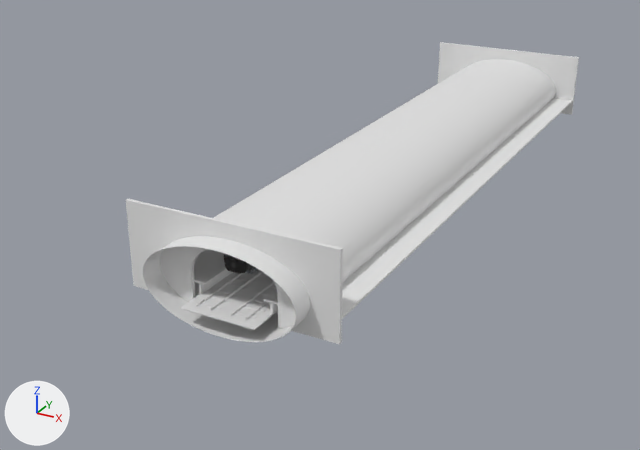
What one commit did to the glTF model blender/station_vide.glb.
Rendered twice from a 50 mm lens placed at (55.7, -101.3, 38.6), pointed at (6.0, -10.8, -6.6). Lighting does not change. The marker at lower left points along +X, +Y and +Z. The picture after the commit comes second. Where no turn or scale is listed for an object, it has been applied to the vertices. Vertices at exactly the same position are counted once.

Names of what the first picture shows: 'Mur 1', 'Mur 2', 'Quai 1', 'Quai 2', 'Rail 2 Voie 2', 'Traverse.059', 'Voies', 'Voûte' and 15 more.
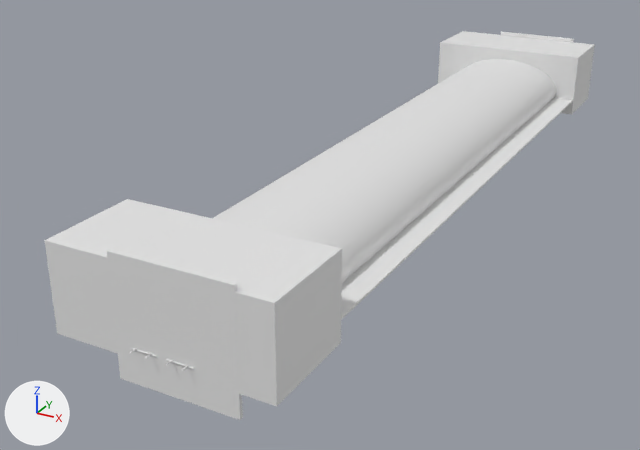
The change, as JSON lines over the scene's bpy script:
```json
{"block": "me_voies", "where": "# used by ob_voies; location = (0.0, 0.0, 0.0)"}
{"op": "remove", "block": "me_voies", "code": "me_voies.from_pydata(...)  # 8 vertices, 12 faces; spans x 10.3..18.3, y -45.2..40.7, z -0.8..-0.7"}
{"op": "add", "block": "me_voies", "code": "me_voies.from_pydata(...)  # 42756 vertices, 84052 faces; spans x 9.6..19.0, y -52.4..47.6, z -0.8..-0.7"}
{"block": "me_voies", "change": "me_voies part 1: 6 vertices removed from x 10.3..18.3, y -45.2..40.7, z -0.8..-0.7; 42754 vertices added at x 9.6..19.0, y -52.4..47.6, z -0.8..-0.7"}
{"block": "me_rail_2_voie_2", "where": "# used by ob_rail_2_voie_2; location = (0.0, 0.0, 0.0)"}
{"op": "remove", "block": "me_rail_2_voie_2", "code": "me_rail_2_voie_2.from_pydata(...)  # 8 vertices, 12 faces; spans x 16.9, y -44.3..40.6, z -0.7..-0.5"}
{"op": "add", "block": "me_rail_2_voie_2", "code": "me_rail_2_voie_2.from_pydata(...)  # 8 vertices, 12 faces; spans x 16.9, y -53.6..49.2, z -0.7..-0.5"}
{"block": "me_rail_2_voie_2", "change": "me_rail_2_voie_2 part 2: the whole mesh is scaled about the mesh origin by (1, 1.21, 1)"}
{"block": "me_traverse_059", "where": "# used by ob_traverse_059; location = (0.0, 0.0, 0.0)"}
{"op": "remove", "block": "me_traverse_059", "code": "me_traverse_059.from_pydata(...)  # 8 vertices, 12 faces; spans x 14.76..17.43, y -43.66..-43.12, z -0.73..-0.67"}
{"op": "add", "block": "me_traverse_059", "code": "me_traverse_059.from_pydata(...)  # 8 vertices, 12 faces; spans x 14.76..17.43, y -52.88..-52.23, z -0.73..-0.67"}
{"block": "me_traverse_059", "change": "me_traverse_059 part 3: the whole mesh is scaled about its middle by (1, 1.21, 1), then moved by (0.0, -9.16, 0.0)"}
{"op": "add", "block": "me_bouchon_1", "code": ["me_bouchon_1 = bpy.data.meshes.new('bouchon.1')", "me_bouchon_1.from_pydata(...)  # a box spanning x 9.4..21.73, y -52.76..-52.35, z -4.24..7.91"]}
{"op": "add", "block": "me_bouchon_2", "code": ["me_bouchon_2 = bpy.data.meshes.new('bouchon.2')", "me_bouchon_2.from_pydata(...)  # a box spanning x 9.4..21.73, y 46.99..47.4, z -4.24..7.91"]}
{"op": "add", "block": "me_tunnel_1", "code": ["me_tunnel_1 = bpy.data.meshes.new('tunnel.1')", "me_tunnel_1.from_pydata(...)  # 138 vertices, 272 faces; spans x 2.5..25.2, y -52.7..-42.1, z -1.7..7.3"]}
{"op": "add", "block": "me_tunnel_2", "code": ["me_tunnel_2 = bpy.data.meshes.new('tunnel.2')", "me_tunnel_2.from_pydata(...)  # 138 vertices, 272 faces; spans x 2.5..25.2, y 36.7..47.4, z -1.7..7.3"]}
{"op": "add", "block": "ob_bouchon_1", "code": ["ob_bouchon_1 = bpy.data.objects.new('Bouchon 1', me_bouchon_1)", "ob_bouchon_1.location = (0.0, 0.0, 0.0)"]}
{"op": "add", "block": "ob_bouchon_2", "code": ["ob_bouchon_2 = bpy.data.objects.new('Bouchon 2', me_bouchon_2)", "ob_bouchon_2.location = (0.0, 0.0, 0.0)"]}
{"op": "add", "block": "ob_tunnel_1", "code": ["ob_tunnel_1 = bpy.data.objects.new('Tunnel 1', me_tunnel_1)", "ob_tunnel_1.location = (0.0, 0.0, 0.0)"]}
{"op": "add", "block": "ob_tunnel_2", "code": ["ob_tunnel_2 = bpy.data.objects.new('Tunnel 2', me_tunnel_2)", "ob_tunnel_2.location = (0.0, 0.0, 0.0)"]}
```

Boxes [x1, y1, x2, y2] around the edits, measured in the pictures (640 x 450 px):
```json
{"object": "Tunnel 1", "change": "added", "after": [44, 199, 342, 406]}
{"object": "Bouchon 1", "change": "added", "after": [107, 249, 243, 420]}
{"object": "Tunnel 2", "change": "added", "after": [441, 31, 595, 114]}
{"object": "Bouchon 2", "change": "added", "after": [501, 31, 574, 43]}
{"object": "Traverse.059", "change": "moved, rescaled", "before": [230, 309, 258, 319], "after": [166, 359, 194, 369]}
{"object": "Rail 2 Voie 2", "change": "rescaled", "before": [245, 302, 268, 320], "after": [181, 365, 189, 371]}
{"part": 1, "of": "me_voies", "change": "built on", "before": [180, 269, 278, 330]}
{"object": "Mur 1", "change": "unchanged, covered by the edit", "before": [126, 199, 343, 344], "after": [128, 199, 342, 299]}
```
